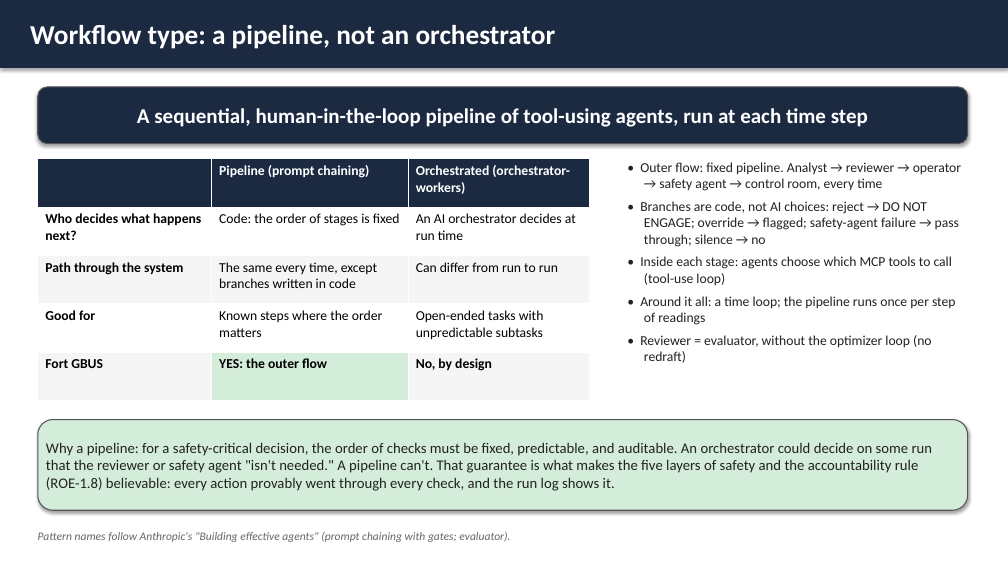
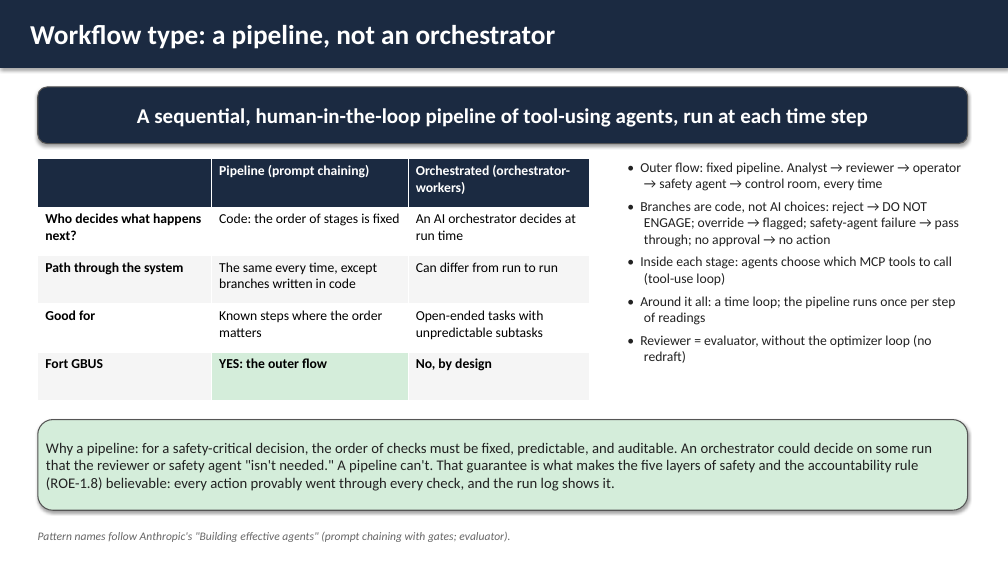
Before and after one commit to michaelsmithpe-ops/GBUS-652-Coursework, a slide deck: slide 6 of capstone/briefing/fort-gbus-briefing.pptx (slide 5 before the commit). Drawn at 1008x567 pixels with LibreOffice and Linux fonts; fonts in the diff are those of the drawing. Boxes give left, top, right and bottom in pixels: in the first picture for what was removed or moved away, otherwise in the second. Text is boxed around its words. In the diff, an @@ line names an element or a change of style, - is before the commit and + after.

```diff
--- a/capstone/briefing/fort-gbus-briefing.pptx
+++ b/capstone/briefing/fort-gbus-briefing.pptx
@@ text at [640, 201, 959, 247]: text changed @@
-• Branches are code, not AI choices: reject → DO NOT ENGAGE; override → flagged; safety-agent failure → pass through; silence → no
+• Branches are code, not AI choices: reject → DO NOT ENGAGE; override → flagged; safety-agent failure → pass through; no approval → no action
```
Also in this commit, not shown: 3 other slides changed, 3 slides added, 2 other files.
